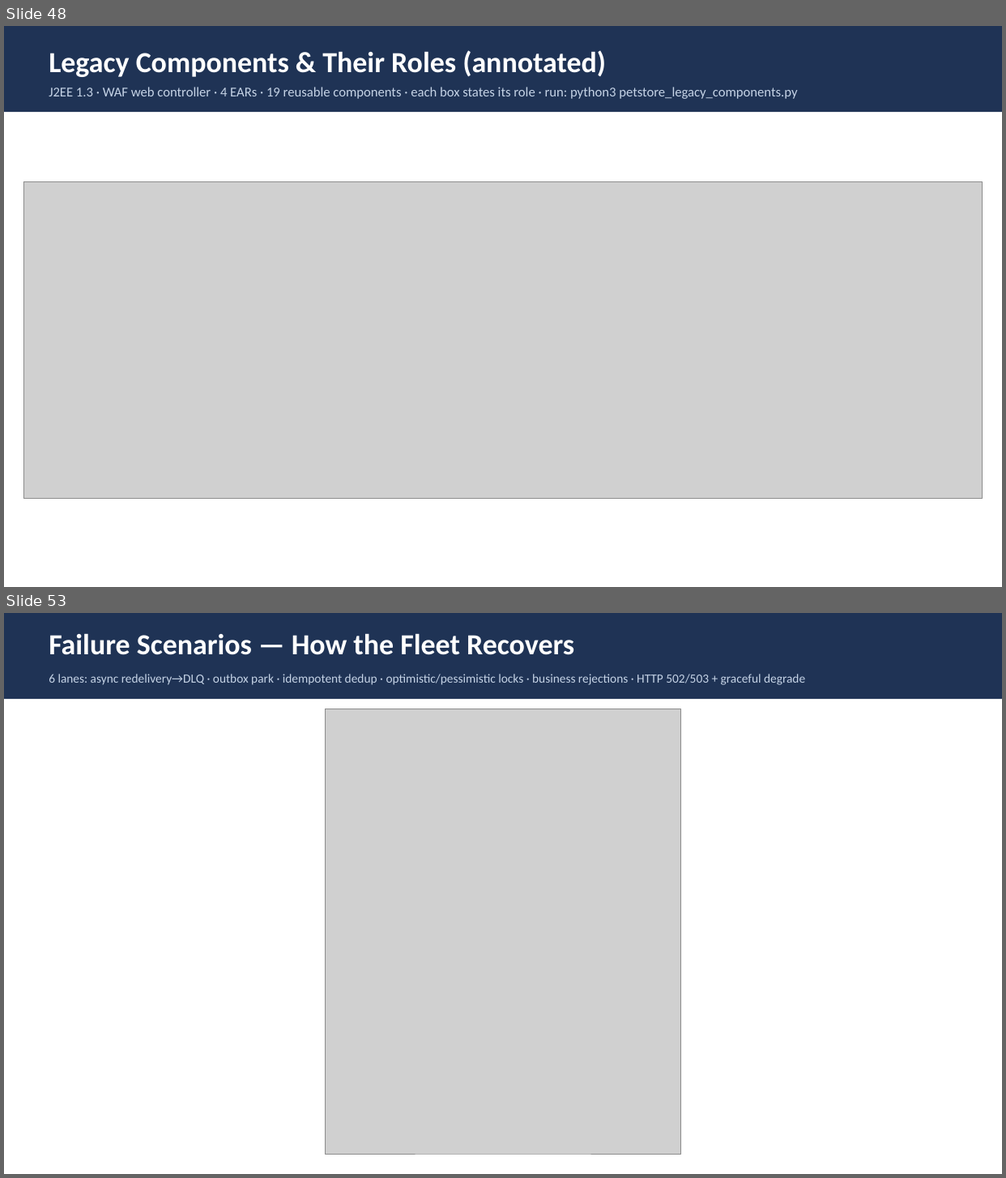
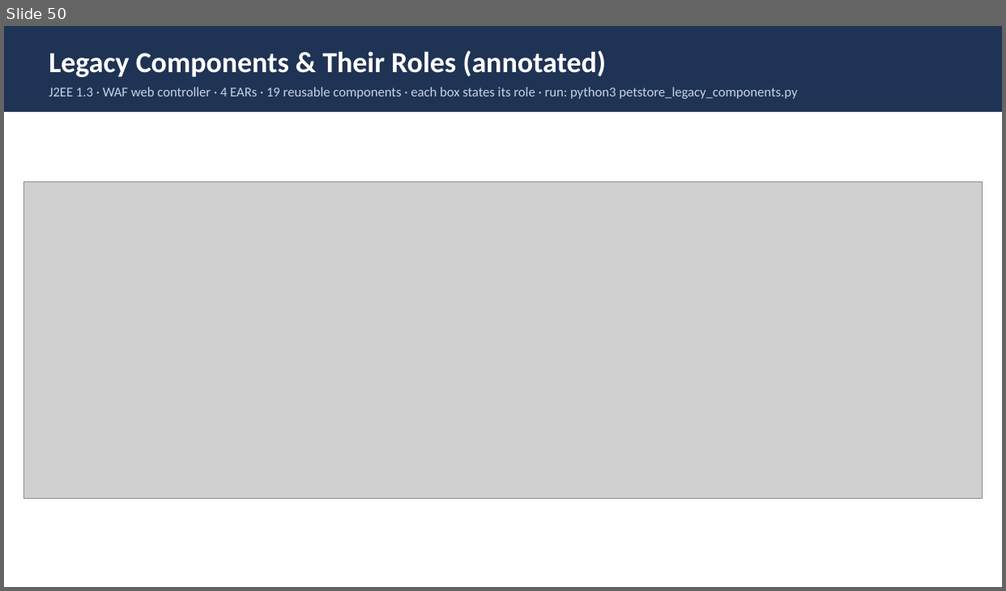
Before and after one commit to Vishak-94/pet-store, a slide deck: docs/PetStore_Architecture_LLD.pptx. Shown one above the other, each under a label of ours: slides 48 and 53 before the commit, slide 50 after it; the slides between them are not shown. The pictures are 1006x1178 and 1006x591 pixels, drawn with LibreOffice and Linux fonts; fonts in the diff are those of the drawing; grey boxes stand for pictures. Boxes give left, top, right and bottom in pixels: in the first picture for what was removed or moved away, otherwise in the second. Text is boxed around its words. In the diff, an @@ line names an element or a change of style, - is before the commit and + after.

```diff
--- a/docs/PetStore_Architecture_LLD.pptx
+++ b/docs/PetStore_Architecture_LLD.pptx
@@ slide 53 removed at <box>4,613,1002,1174</box>, background #FFFFFF @@
@@ rectangle removed at <box>4,613,1002,699</box> @@
@@ text removed at <box>49,633,574,655</box> @@
-Failure Scenarios — How the Fleet Recovers
@@ text removed at <box>49,674,805,685</box> @@
-6 lanes: async redelivery→DLQ · outbox park · idempotent dedup · optimistic/pessimistic locks · business rejections · HTTP 502/503 + graceful degrade
@@ picture removed at <box>325,709,681,1154</box> @@
@@ what was slide 48 is now slide 50 @@
```
Also in this commit, not shown: 7 slides changed, 2 slides added, 10 other files.
